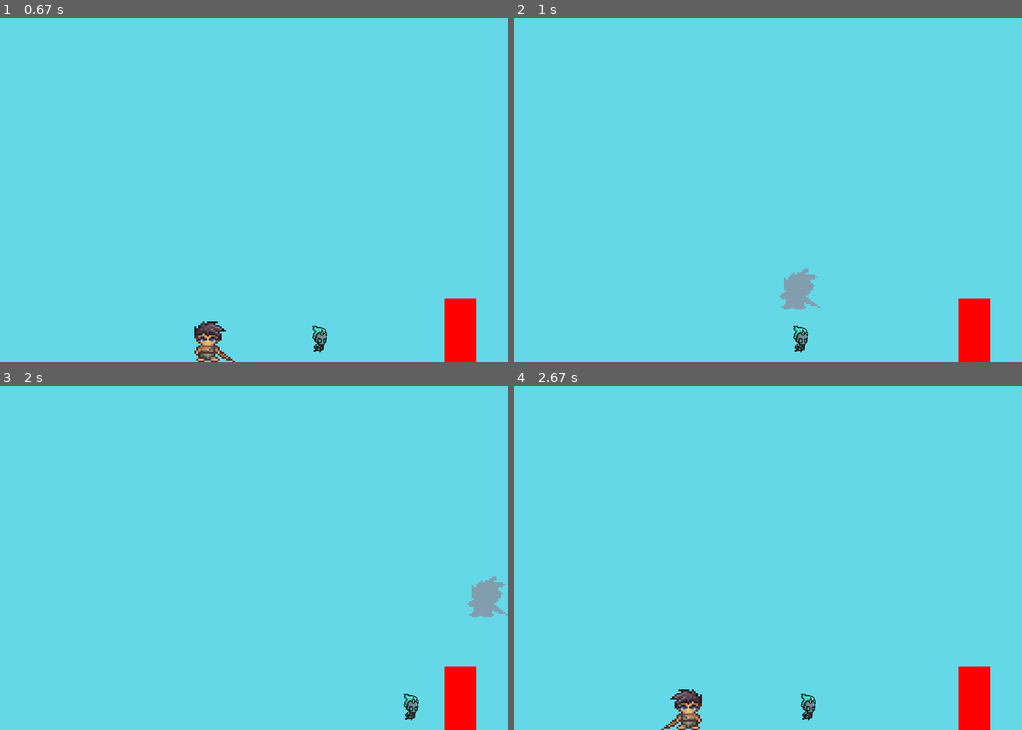
Above: before the commit, frames 1-4 (two rows, left to right).
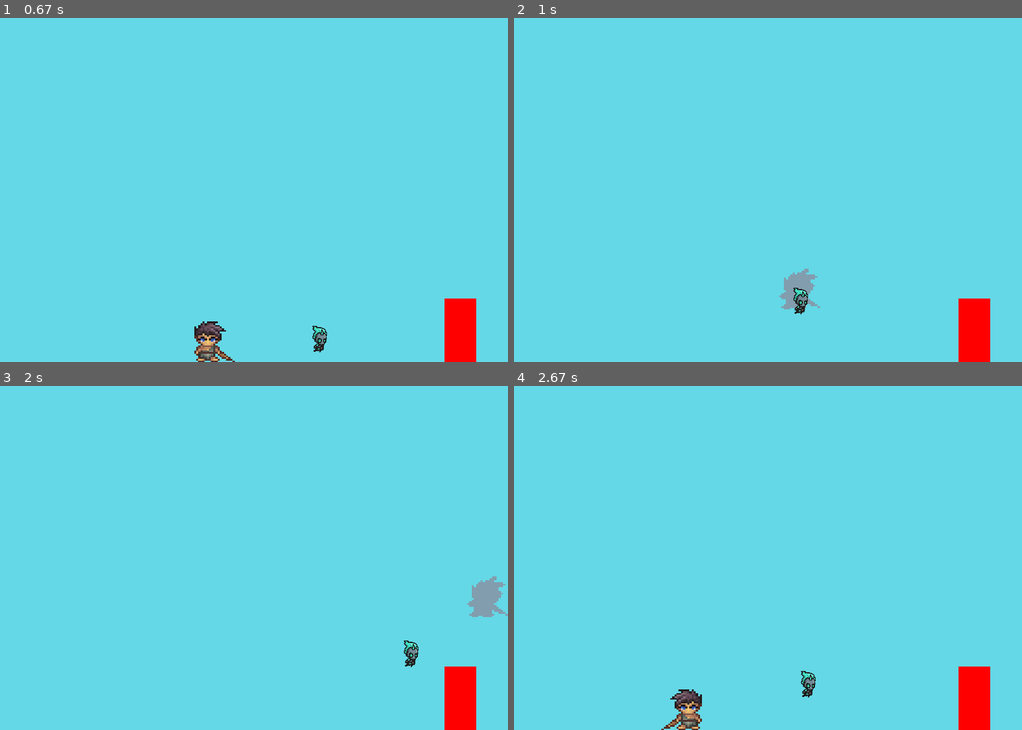
Above: after the commit, the same moments.

Repository: yusufbouaouina-coder/my-work
Game: pygame game, started from snake games/spreading the workload.py
Two runs of this game, one before a commit and one after it. Both use one fixed random seed, a clock stepped at 60 frames per second and the inputs below.
Inputs (mouse positions are in pixels of both pictures, inside the frame that each line leads up to):
- Up to frame 1 (0.67 s): hold Right from 0.33 s (still down)
- Up to frame 2 (1 s): release Right at 0.8 s; hold Up from 0.83 s (still down)
- Up to frame 3 (2 s): release Up at 1.13 s; click (416, 530) at 1.22 s; hold Right 1.5-1.97 s
- Up to frame 4 (2.67 s): hold Left 2-2.53 s; hold Left from 2.57 s (still down)

Frame 1 is identical in both runs. In frame 2, 0.3% of the frame differs, in the area x 55-58%, y 78-98%; in frame 3, 0.3%; in frame 4, 0.3%.

Commit message:
"added atraking that dont work"

Diff:
--- a/snake games/spreading the workload.py
+++ b/snake games/spreading the workload.py
@@ -6,20 +6,23 @@
 
 scrn = (800, 600)
 surface = pygame.display.set_mode(scrn)
-
+global enemyhurt
+global enemykill
+global enemy_hp
 velocity_y = 0
 hp = 100
 hurt_until = 0
-
+attack_time = 0
+enemyhurt = 0
+enemykill = 0
 sprdir = "left"
-
+enemy_hp = 100
 clock = pygame.time.Clock()
 
 
-def img_load(hurtbool):
+def img_load(hurtbool,enemyhurtbool,enemykill):
     global char_img
     global enemy_img
-
     if hurtbool:
         char_img = pygame.image.load("char_hurt.png")
     else:
@@ -30,24 +33,57 @@
     if sprdir == "right":
         char_img = pygame.transform.flip(char_img, True, False)
 
-    enemy_img = pygame.image.load("enemy.png")
-    enemy_img = pygame.transform.scale(enemy_img, (64, 64))
+    if enemyhurtbool == False:
+        enemy_img = pygame.image.load("enemy.png")
+        enemy_img = pygame.transform.scale(enemy_img, (64, 64))
+    elif enemyhurtbool == True:
+        enemy_img = pygame.image.load("wraith_hurt_use.png")
+        enemy_img = pygame.transform.scale(enemy_img, (64, 64))
+
+def playerhitcall():
+    global enemy_hp
+    global enemyhurt
+    global enemykill
+
+    if player_hitrange.colliderect(enemy_rect):
+        enemy_hp -= 10
+        enemyhurt = True
+        print(f"{enemy_hp} attaked")
+    else:
+        enemyhurt = False
+    if enemy_hp <= 0:
+        enemykill = True
+    else:
+        enemykill = False
 
 
-img_load(False)
+
+
+
+
+img_load(False,enemyhurt,enemykill)
 
 player_rect = pygame.Rect(50, 50, 64, 64)
 wall_rect = pygame.Rect(700, 500, 50, 100)
 enemy_rect = pygame.Rect(800, 600, 64, 64)
-
+enemy_mask = pygame.mask.from_surface(enemy_img)
+player_mask = pygame.mask.from_surface(char_img)
+player_hitrange = pygame.Rect(player_rect.x,player_rect.y,80,80)
 gravity = 0.3
 
 running = True
 while running:
 
+
+
     for event in pygame.event.get():
         if event.type == pygame.QUIT:
             running = False
+
+    if event.type == pygame.MOUSEBUTTONDOWN:
+        if event.button == 1:
+            attack_time = pygame.time.get_ticks() + 500  # delay attack by 0.5s
+
 
     keys = pygame.key.get_pressed()
 
@@ -65,6 +101,7 @@
     if keys[pygame.K_SPACE]:
         player_rect.y -= 8
 
+
     player_rect.clamp_ip(surface.get_rect()) # AI
     enemy_rect.clamp_ip(surface.get_rect())
 
@@ -79,14 +116,27 @@
     if player_rect.x > enemy_rect.x:
         enemy_rect.x += 4
 
+        if player_rect.y < enemy_rect.y:
+            enemy_rect.y -= 4
+
+    if player_rect.y > enemy_rect.y:
+        enemy_rect.y += 4
+
+
     # Damage + hurt texture timer AI
     current_time = pygame.time.get_ticks()
+    offset = (
+        enemy_rect.x - player_rect.x,
+        enemy_rect.y - player_rect.y
+    )
 
-    if enemy_rect.colliderect(player_rect) and current_time >= hurt_until:
+    if player_mask.overlap(enemy_mask, offset)and current_time >= hurt_until:
         hp -= 10
         print("HP:", hp)
+        hurt_until = current_time + 1500
 
-        hurt_until = current_time + 1500
+
+
 
     # Gravity AI
     velocity_y += gravity
@@ -94,11 +144,15 @@
 
     # Choose sprite AI
     if current_time < hurt_until:
-        img_load(True)
+        img_load(True,enemyhurt,enemykill)
     else:
-        img_load(False)
+        img_load(False,enemyhurt,enemykill)
 
-    # Draw
+    if hp == 0:
+        running = False
+        print("you've died")
+
+    # Draw\
     surface.fill((100, 216, 230))
 
     pygame.draw.rect(surface, (255, 0, 0), wall_rect)
Binary file added: snake games/wraith_hurt_use.png
